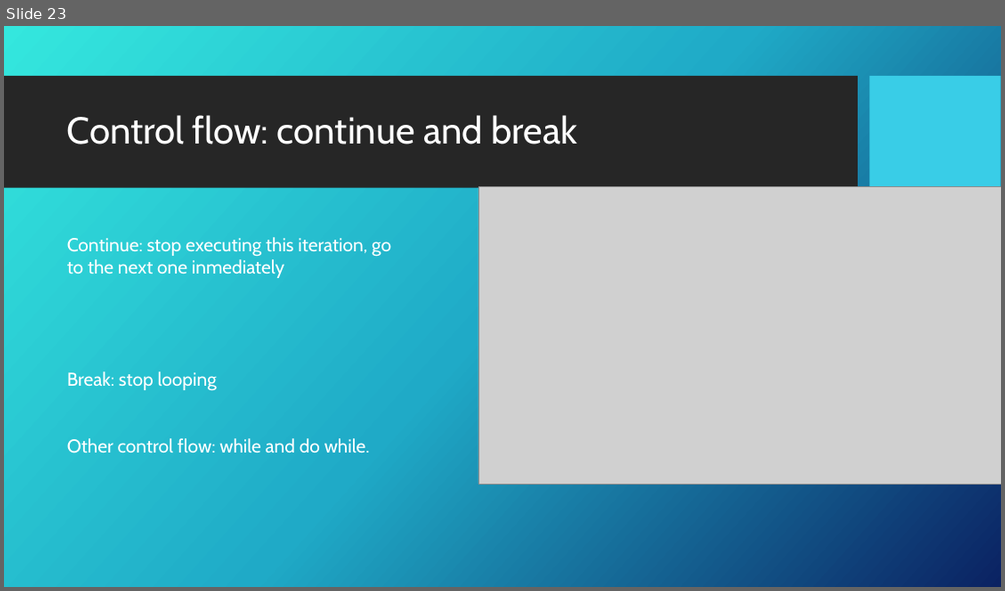
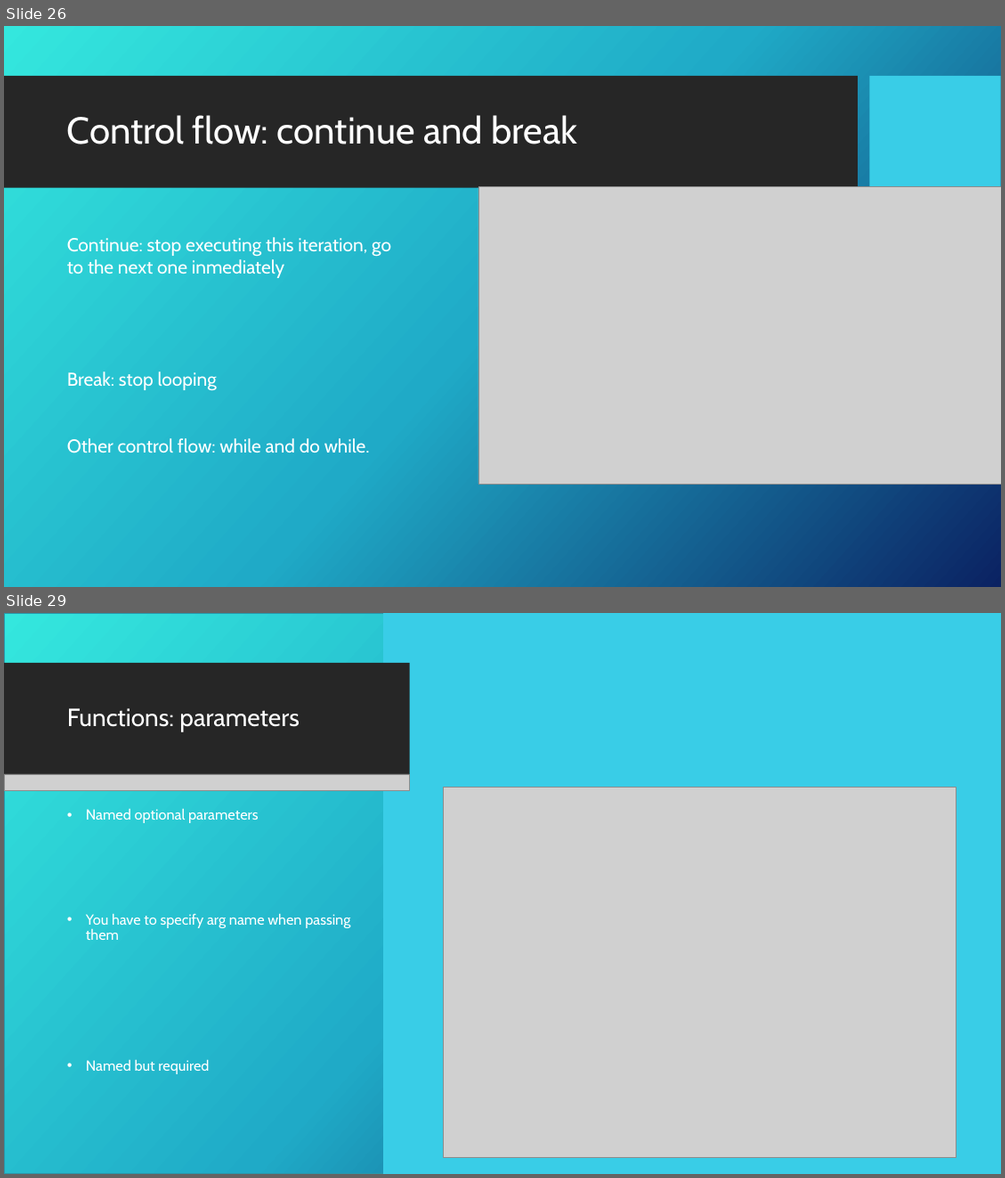
Before and after one commit to GDSC-ADEK/dart-flutter-course, a slide deck: week2/week2_slideshow.pptx. Shown one above the other, each under a label of ours: slide 23 before the commit, slides 26 and 29 after it; the slides between them are not shown. The pictures are 1005x591 and 1005x1178 pixels, drawn with LibreOffice and Linux fonts; fonts in the diff are those of the drawing; grey boxes stand for pictures; background and template pictures are left out. Boxes give left, top, right and bottom in pixels: in the first picture for what was removed or moved away, otherwise in the second. Text is boxed around its words. In the diff, an @@ line names an element or a change of style, - is before the commit and + after.

```diff
--- a/week2/week2_slideshow.pptx
+++ b/week2/week2_slideshow.pptx
@@ slide 29 added at bbox=[4, 613, 1001, 1174], background picture (left out) @@
@@ rectangle added at bbox=[4, 613, 1001, 1174], fill gradient #36E6DD to #21ABC8 to #0C2263, outline #2A98AB 1 pt @@
@@ rectangle added at bbox=[383, 613, 1001, 1174], fill #39CDE7 @@
@@ rectangle added at bbox=[4, 663, 858, 775], fill #262626 @@
@@ rectangle added at bbox=[4, 663, 409, 775], fill #262626 @@
@@ rectangle added at bbox=[870, 663, 1001, 775], fill #39CDE7 @@
@@ title added at bbox=[67, 708, 299, 732], 24 pt, text #FFFFFF @@
+Functions: parameters
@@ picture added at bbox=[4, 774, 858, 800] @@
@@ picture added at bbox=[4, 774, 409, 790] @@
@@ picture added at bbox=[444, 787, 956, 1158] @@
@@ picture added at bbox=[870, 774, 1001, 787] @@
@@ text added at bbox=[86, 808, 350, 1074], 14 pt, text #FFFFFF @@
+• Named optional parameters
+• You have to specify arg name when passing them
+• Named but required
@@ what was slide 23 is now slide 26 @@
```
Also in this commit, not shown: 15 slides changed, 7 other slides added, 8 other files.
